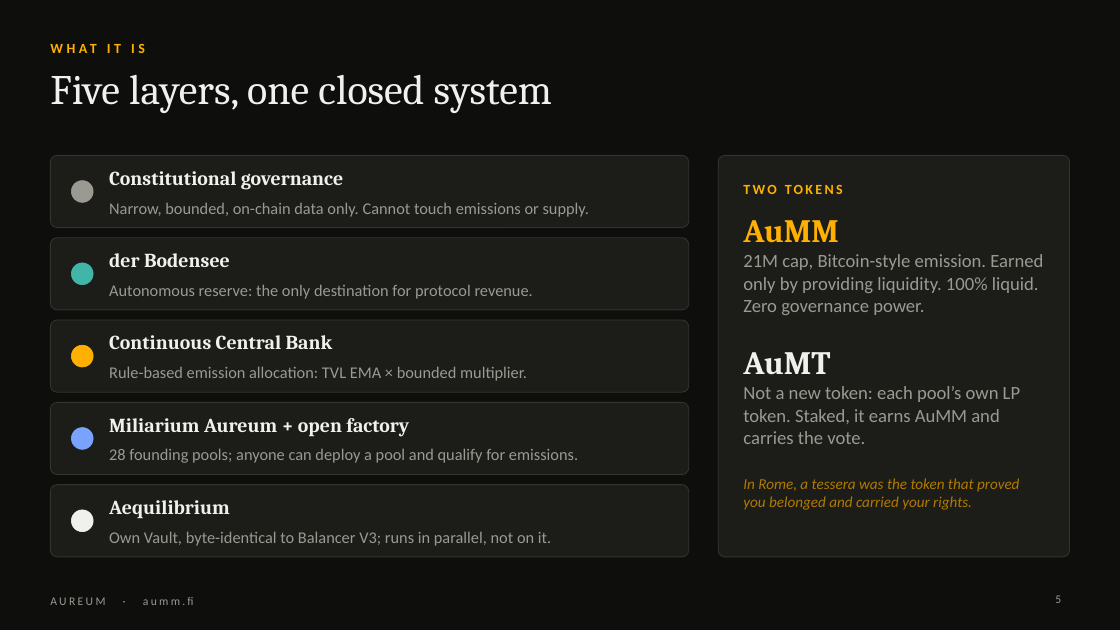
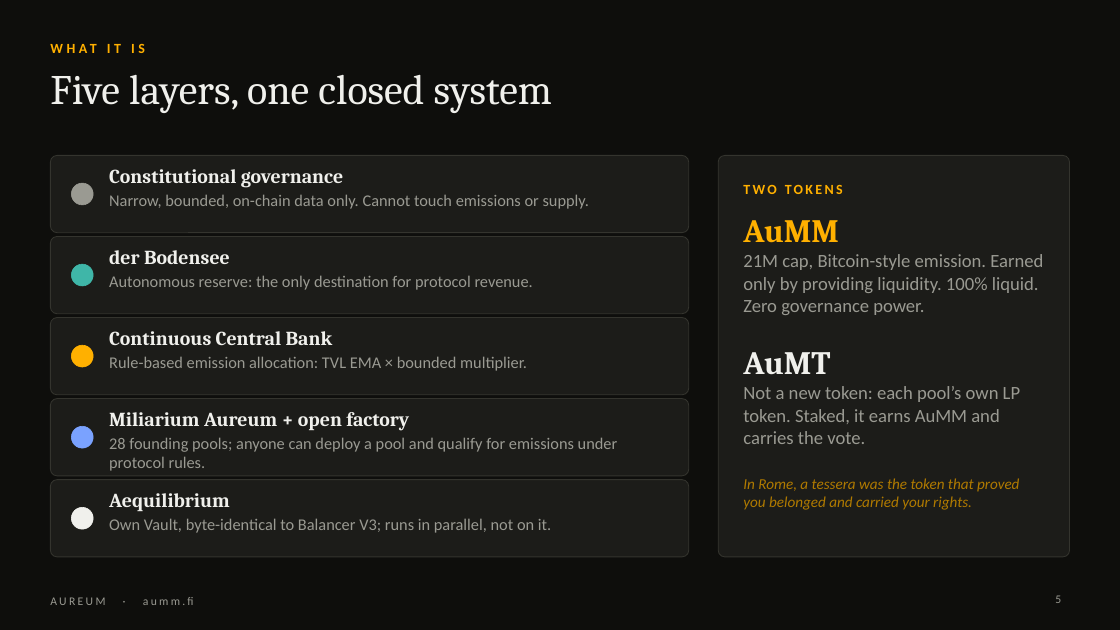
Before and after one commit to aummfi-bit/aumm-site, a slide deck: slide 5 of decks/Aureum_Intro_Nevin.pptx. Drawn at 1120x630 pixels with LibreOffice and Linux fonts; fonts in the diff are those of the drawing. Boxes give left, top, right and bottom in pixels: in the first picture for what was removed or moved away, otherwise in the second. Text is boxed around its words. In the diff, an @@ line names an element or a change of style, - is before the commit and + after.

```diff
--- a/decks/Aureum_Intro_Nevin.pptx
+++ b/decks/Aureum_Intro_Nevin.pptx
@@ rounded rectangle: place and size @@
-rounded rectangle at box(50, 155, 689, 228)
+rounded rectangle at box(50, 155, 689, 233)
@@ vertical alignment middle to top in 5 elements at box(109, 356, 527, 371), box(109, 275, 533, 290), box(109, 194, 589, 209), box(109, 518, 551, 533), box(109, 437, 618, 471) @@
@@ text at box(109, 437, 618, 471): text changed @@
-28 founding pools; anyone can deploy a pool and qualify for emissions.
+28 founding pools; anyone can deploy a pool and qualify for emissions under protocol rules.
@@ proportions changed in 5 elements at box(50, 318, 689, 395), box(50, 236, 689, 313), box(50, 399, 689, 476), box(50, 155, 689, 233), box(50, 480, 689, 557) @@
@@ rounded rectangle: place and size @@
-rounded rectangle at box(50, 485, 689, 557)
+rounded rectangle at box(50, 480, 689, 557)
@@ 3 texts: place and size @@
-3 texts at box(109, 335, 409, 518)
+3 texts at box(109, 331, 409, 511)
@@ text "Own Vault, byte-identical to Balancer ...": place and size @@
-text "Own Vault, byte-identical to Balancer ..." at box(109, 531, 551, 546)
+text "Own Vault, byte-identical to Balancer ..." at box(109, 518, 551, 533)
```
Also in this commit, not shown: 1 other file.
